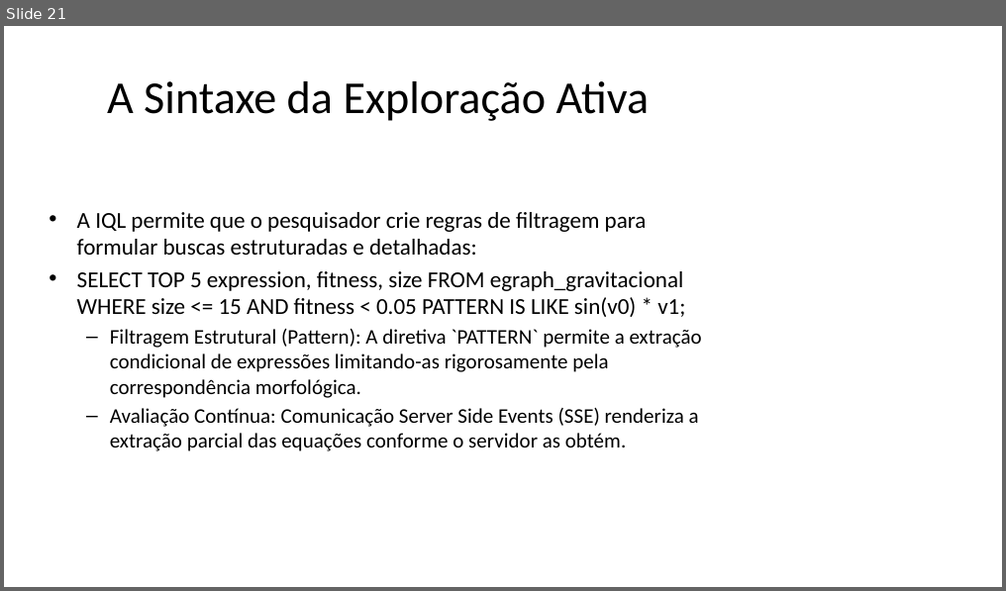
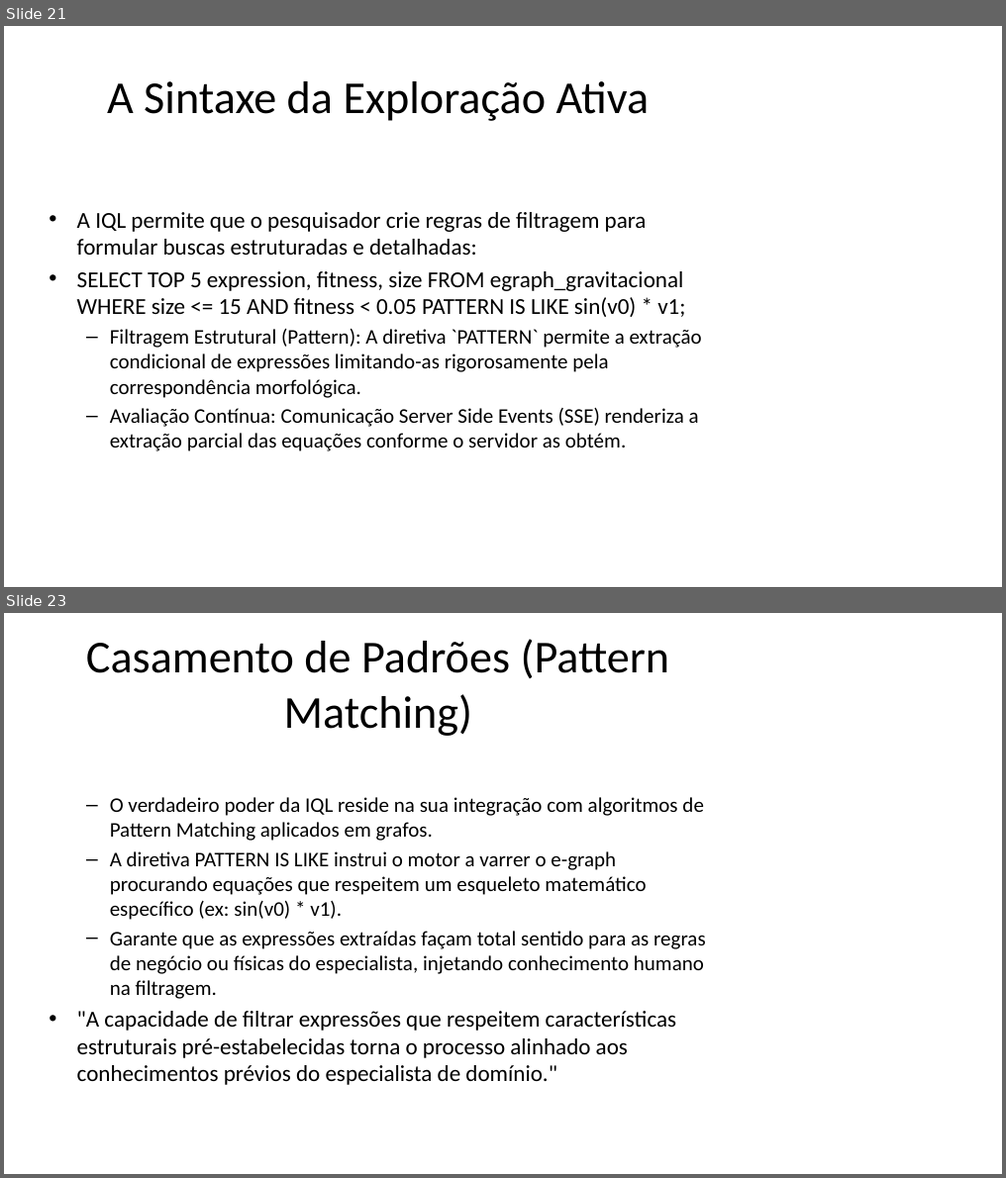
Before and after one commit to gtbauke/spectrum, a slide deck: presentation/Apresentacao_Spectrum_Editavel.pptx. Shown one above the other, each under a label of ours: slide 21 before the commit, slides 21 and 23 after it; the slides between them are not shown. The pictures are 1006x591 and 1006x1178 pixels, drawn with LibreOffice and Linux fonts; fonts in the diff are those of the drawing. Boxes give left, top, right and bottom in pixels: in the first picture for what was removed or moved away, otherwise in the second. Text is boxed around its words. In the diff, an @@ line names an element or a change of style, - is before the commit and + after.

Commit message:
feat: adiciona slides sobre funcionamento e pattern matching da IQL

```diff
--- a/presentation/Apresentacao_Spectrum_Editavel.pptx
+++ b/presentation/Apresentacao_Spectrum_Editavel.pptx
@@ slide 23 added at (4,613,1002,1174), background #FFFFFF @@
@@ title added at (86,639,670,736), 44 pt, text #000000 @@
+Casamento de Padrões (Pattern Matching)
@@ text added at (77,797,706,1085), 20 pt, text #000000 @@
+  – O verdadeiro poder da IQL reside na sua integração com algoritmos de Pattern Matching aplicados em grafos.
+  – A diretiva PATTERN IS LIKE instrui o motor a varrer o e-graph procurando equações que respeitem um esqueleto matemático específico (ex: sin(v0) * v1).
+  – Garante que as expressões extraídas façam total sentido para as regras de negócio ou físicas do especialista, injetando conhecimento humano na filtragem.
+• "A capacidade de filtrar expressões que respeitem características estruturais pré-estabelecidas torna o processo alinhado aos conhecimentos prévios do especialista de domínio."
```
Also in this commit, not shown: 1 other slide added, 1 other file.
